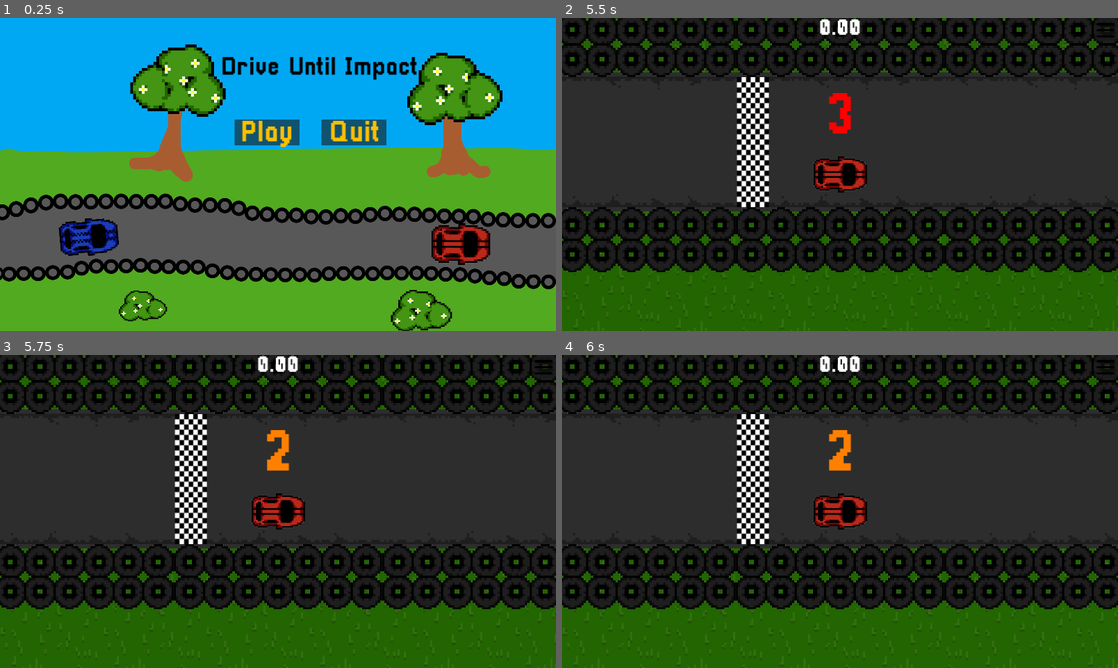
Above: before the commit, frames 1-4 (two rows, left to right).
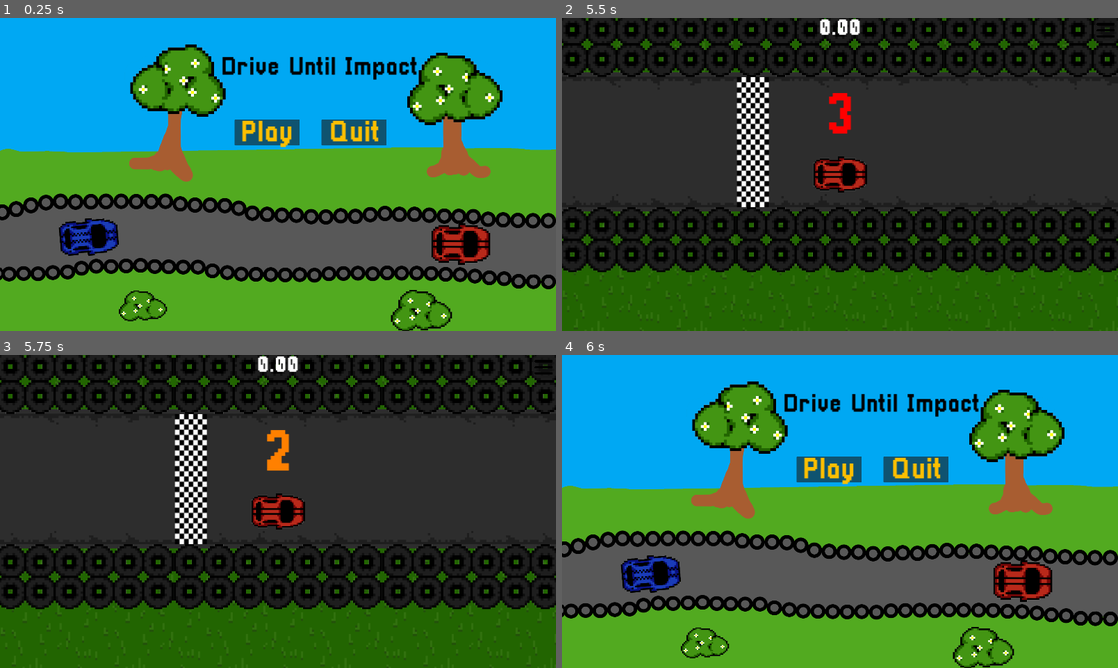
Above: after the commit, the same moments.

Repository: PixelWolf8976/BAISD-AT-at-game
Game: Godot game, scene res://Scenes/main_menu.tscn
The game is run twice, just before and just after one commit, with the same random seed, the same clock (stepped at 60 frames per second) and the same inputs.
Inputs (mouse positions are in pixels of both pictures, inside the frame that each line leads up to):
- Up to frame 1 (0.25 s): no input
- Up to frame 2 (5.5 s): click "Play" at 0.5 s; click (1106, 30) at 1.27 s; click "Resume" at 2 s; click (845, 130) at 2.75 s; click "Level 1" at 3.5 s; click (1106, 30) at 4.25 s; click "Resume" at 5 s
- Up to frame 3 (5.75 s): no input
- Up to frame 4 (6 s): tap Enter at 5.75 s; hold D (turn_right_1) from 5.78 s (still down); hold Left (turn_left_2) from 5.78 s (still down)

Frames 1-3 are identical in both runs. In frame 4, 97% of the frame differs, in the area x 0-100%, y 0-100%.

Commit message:
Added keybinds for pause menu

Diff:
--- a/Resources/ConstantUI.gd
+++ b/Resources/ConstantUI.gd
@@ -2,6 +2,13 @@
 
 func _ready():
 	$TextureRect.modulate = Color(1, 1, 1, 0.5)
+
+func _process(delta):
+	if Input.is_action_just_pressed("turn_left_1") || Input.is_action_just_pressed("turn_left_2"):
+		_on_resume_pressed()
+
+	if Input.is_action_just_pressed("turn_right_1") || Input.is_action_just_pressed("turn_right_2"):
+		_on_exit_pressed()
 
 func _on_button_pressed() -> void:
 	openMenu()
--- a/Scenes/splitscreen test.tscn
+++ b/Scenes/splitscreen test.tscn
@@ -42,7 +42,7 @@
 
 [node name="SubViewport1" type="SubViewport" parent="HBoxContainer/Viewport1"]
 handle_input_locally = false
-size = Vector2i(958, 1080)
+size = Vector2i(2, 2)
 render_target_update_mode = 4
 
 [node name="Camera2D" type="Camera2D" parent="HBoxContainer/Viewport1/SubViewport1"]
@@ -65,7 +65,7 @@
 
 [node name="SubViewport2" type="SubViewport" parent="HBoxContainer/Viewport2"]
 handle_input_locally = false
-size = Vector2i(958, 1080)
+size = Vector2i(2, 2)
 render_target_update_mode = 4
 
 [node name="Camera2D" type="Camera2D" parent="HBoxContainer/Viewport2/SubViewport2"]
